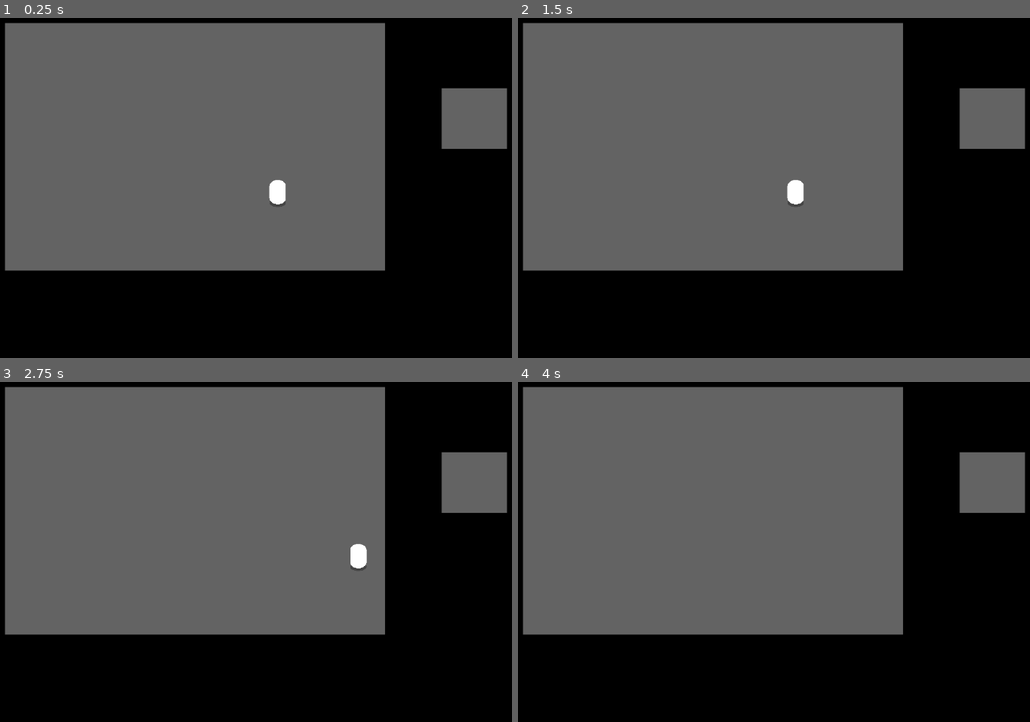
Above: before the commit, frames 1-4 (two rows, left to right).
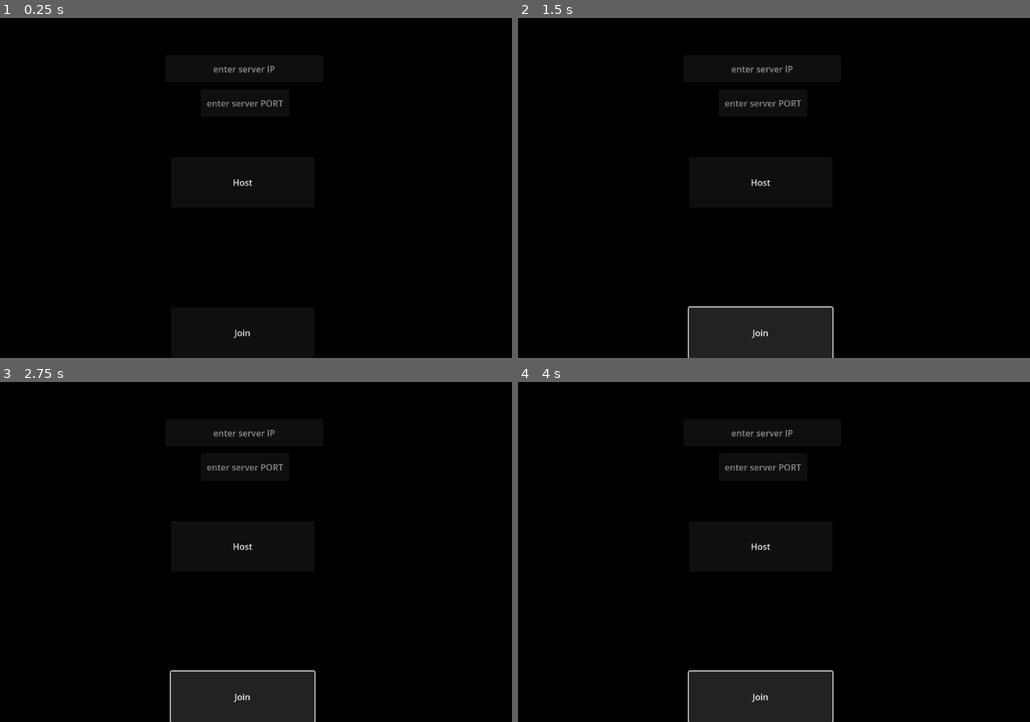
Above: after the commit, the same moments.

Repository: Gloocas/SGDF24Demo
Game: Godot game, scene res://src/network.tscn
Same seed, same stepped clock (60 frames per second), same inputs: the game is played once before the commit and once after it. Before the commit the project starts from res://scenes/base_room.tscn.
Inputs (mouse positions are in pixels of both pictures, inside the frame that each line leads up to):
- Up to frame 1 (0.25 s): no input
- Up to frame 2 (1.5 s): click (758, 181) at 0.5 s, where only the run after the commit has a clickable "Host"; click (758, 334) at 1.25 s, where only the run after the commit has a clickable "Join"
- Up to frame 3 (2.75 s): hold D (Right) from 2.03 s (still down); tap Shift (Dash) at 2.1 s
- Up to frame 4 (4 s): release D (Right) at 2.78 s; hold S (Down) 2.78-3.53 s; tap Shift (Dash) at 2.85, 3.6 s; hold D (Right) from 3.53 s (still down)

The runs differ from the first frame. In frame 1, 56% of the frame differs, in the area x 0-100%, y 1-95%; in frame 2, 61%, in the area x 0-100%, y 1-100%; in frame 3, 61%; in frame 4, 61%.
Error after the commit: Invalid type in function 'create_client' in base 'ENetMultiplayerPeer'. Cannot convert argument 2 from String to int. (res://src/network.gd:42)

Commit message:
Simple networking test

Diff:
--- a/project.godot
+++ b/project.godot
@@ -11,7 +11,7 @@
 [application]
 
 config/name="SGDFall2024"
-run/main_scene="res://scenes/base_room.tscn"
+run/main_scene="res://src/network.tscn"
 config/features=PackedStringArray("4.2", "Forward Plus")
 config/icon="res://icon.svg"
 
--- a/scenes/base_room.tscn
+++ b/src/base_room.tscn
@@ -1,6 +1,6 @@
 [gd_scene load_steps=5 format=3 uid="uid://txh0duxm3sx0"]
 
-[ext_resource type="PackedScene" uid="uid://dpi7a4qfsh1wm" path="res://scenes/player.tscn" id="1_w4puw"]
+[ext_resource type="PackedScene" uid="uid://dpi7a4qfsh1wm" path="res://src/player.tscn" id="1_w4puw"]
 
 [sub_resource type="RectangleShape2D" id="RectangleShape2D_81qwx"]
 size = Vector2(467, 306)
--- /dev/null
+++ b/src/network.gd
@@ -0,0 +1,119 @@
+extends Control
+
+@onready var Server_IP = $Server_IP
+@onready var Device_IP = $Device_IP
+@onready var Server_Port = $Server_Port
+
+signal player_connected(peer_id, player_info)
+signal player_disconnected(peer_id)
+signal server_disconnected
+
+#const PORT = 7000
+const DEFAULT_SERVER_IP = "127.0.0.1" # IPv4 localhost
+const MAX_CONNECTIONS = 20
+
+# This will contain player info for every player,
+# with the keys being each player's unique IDs.
+var players = {}
+
+# This is the local player info. This should be modified locally
+# before the connection is made. It will be passed to every other peer.
+# For example, the value of "name" can be set to something the player
+# entered in a UI scene.
+var player_info = {"name": "Name"}
+
+var players_loaded = 0
+
+
+
+func _ready():
+	multiplayer.peer_connected.connect(_on_player_connected)
+	multiplayer.peer_disconnected.connect(_on_player_disconnected)
+	multiplayer.connected_to_server.connect(_on_connected_ok)
+	multiplayer.connection_failed.connect(_on_connected_fail)
+	multiplayer.server_disconnected.connect(_on_server_disconnected)
+	#Device_IP.text = Network.ip_address
+
+
+func join_game(address = "", port = 7000):
+	if address.is_empty():
+		address = DEFAULT_SERVER_IP
+	var peer = ENetMultiplayerPeer.new()
+	var error = peer.create_client(address, port)
+	if error:
+		return error
+	multiplayer.multiplayer_peer = peer
+
+
+func create_game():
+	var peer = ENetMultiplayerPeer.new()
+	var error = peer.create_server(7000, MAX_CONNECTIONS)
+	if error:
+		return error
+	multiplayer.multiplayer_peer = peer
+
+	players[1] = player_info
+	player_connected.emit(1, player_info)
+
+
+func remove_multiplayer_peer():
+	multiplayer.multiplayer_peer = null
+
+
+# When the server decides to start the game from a UI scene,
+# do Lobby.load_game.rpc(filepath)
+@rpc("call_local", "reliable")
+func load_game(game_scene_path):
+	get_tree().change_scene_to_file(game_scene_path)
+
+
+# Every peer will call this when they have loaded the game scene.
+@rpc("any_peer", "call_local", "reliable")
+func player_loaded():
+	if multiplayer.is_server():
+		players_loaded += 1
+		if players_loaded == players.size():
+			$/root/Game.start_game()
+			players_loaded = 0
+
+
+# When a peer connects, send them my player info.
+# This allows transfer of all desired data for each player, not only the unique ID.
+func _on_player_connected(id):
+	_register_player.rpc_id(id, player_info)
+	print("Player connected!")
+
+
+@rpc("any_peer", "reliable")
+func _register_player(new_player_info):
+	var new_player_id = multiplayer.get_remote_sender_id()
+	players[new_player_id] = new_player_info
+	player_connected.emit(new_player_id, new_player_info)
+
+
+func _on_player_disconnected(id):
+	players.erase(id)
+	player_disconnected.emit(id)
+
+
+func _on_connected_ok():
+	var peer_id = multiplayer.get_unique_id()
+	players[peer_id] = player_info
+	player_connected.emit(peer_id, player_info)
+
+
+func _on_connected_fail():
+	multiplayer.multiplayer_peer = null
+
+
+func _on_server_disconnected():
+	multiplayer.multiplayer_peer = null
+	players.clear()
+	server_disconnected.emit()
+
+func _on_join_pressed():
+	print(Server_IP.text)
+	join_game(Server_IP.text, Server_Port.text)
+
+func _on_host_pressed():
+	create_game()
--- /dev/null
+++ b/src/network.tscn
@@ -0,0 +1,77 @@
+[gd_scene load_steps=2 format=3 uid="uid://bnsg60g0h6d0y"]
+
+[ext_resource type="Script" path="res://src/network.gd" id="1_nku6s"]
+
+[node name="Network" type="Control"]
+layout_mode = 3
+anchors_preset = 15
+anchor_right = 1.0
+anchor_bottom = 1.0
+grow_horizontal = 2
+grow_vertical = 2
+script = ExtResource("1_nku6s")
+
+[node name="Host" type="Button" parent="."]
+layout_mode = 1
+anchors_preset = 8
+anchor_left = 0.5
+anchor_top = 0.5
+anchor_right = 0.5
+anchor_bottom = 0.5
+offset_left = -132.0
+offset_top = -46.5
+offset_right = 132.0
+offset_bottom = 46.5
+grow_horizontal = 2
+grow_vertical = 2
+text = "Host
+"
+
+[node name="Join" type="Button" parent="."]
+layout_mode = 1
+anchors_preset = 7
+anchor_left = 0.5
+anchor_top = 1.0
+anchor_right = 0.5
+anchor_bottom = 1.0
+offset_left = -132.0
+offset_top = -93.0
+offset_right = 132.0
+grow_horizontal = 2
+grow_vertical = 0
+text = "Join
+"
+
+[node name="Server_IP" type="LineEdit" parent="."]
+layout_mode = 1
+anchors_preset = 5
+anchor_left = 0.5
+anchor_right = 0.5
+offset_left = -142.0
+offset_top = 90.0
+offset_right = 148.0
+offset_bottom = 142.0
+grow_horizontal = 2
+placeholder_text = "enter server IP"
+alignment = 1
+
+[node name="Server_Port" type="LineEdit" parent="."]
+layout_mode = 1
+anchors_preset = 5
+anchor_left = 0.5
+anchor_right = 0.5
+offset_left = -77.0
+offset_top = 153.0
+offset_right = 86.0
+offset_bottom = 205.0
+grow_horizontal = 2
+placeholder_text = "enter server PORT"
+alignment = 1
+
+[node name="Device_IP" type="Label" parent="."]
+layout_mode = 0
+offset_right = 40.0
+offset_bottom = 23.0
+
+[connection signal="pressed" from="Host" to="." method="_on_host_pressed"]
+[connection signal="pressed" from="Join" to="." method="_on_join_pressed"]
--- a/scenes/player.tscn
+++ b/src/player.tscn
@@ -1,6 +1,6 @@
 [gd_scene load_steps=8 format=3 uid="uid://dpi7a4qfsh1wm"]
 
-[ext_resource type="Script" path="res://scenes/player.gd" id="1_3kq2g"]
+[ext_resource type="Script" path="res://src/player.gd" id="1_3kq2g"]
 
 [sub_resource type="CapsuleMesh" id="CapsuleMesh_f6ioa"]
 
--- a/scenes/world.tscn
+++ b/src/world.tscn
@@ -1,6 +1,6 @@
 [gd_scene load_steps=4 format=3 uid="uid://v50k8yujbrde"]
 
-[ext_resource type="PackedScene" uid="uid://dpi7a4qfsh1wm" path="res://scenes/player.tscn" id="1_8gh3o"]
+[ext_resource type="PackedScene" uid="uid://dpi7a4qfsh1wm" path="res://src/player.tscn" id="1_8gh3o"]
 
 [sub_resource type="RectangleShape2D" id="RectangleShape2D_phrtw"]
 size = Vector2(266, 12)
Renamed: scenes/player.gd -> src/player.gd
Not shown, added: src/plaACEE.tmp
